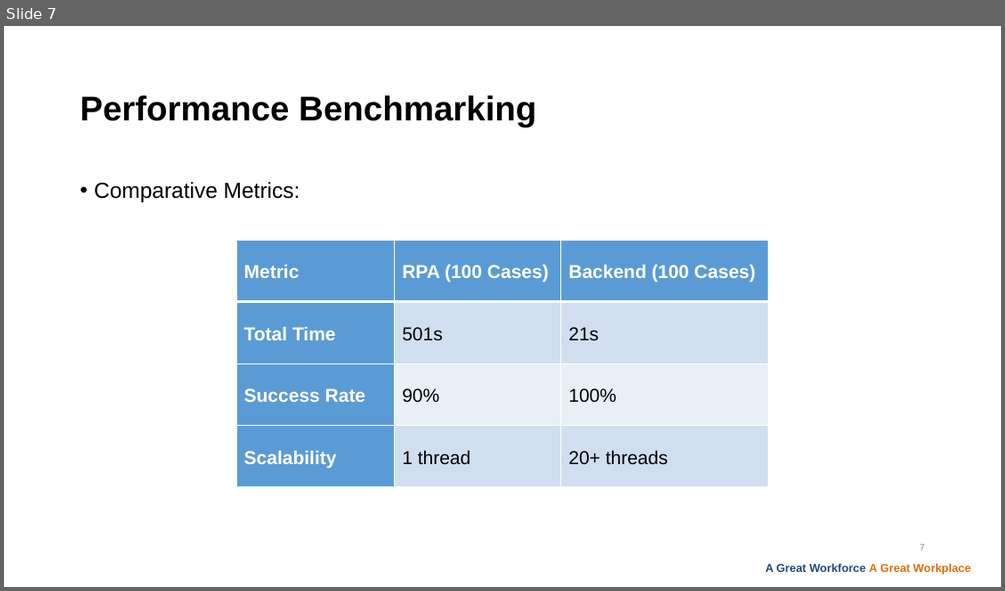
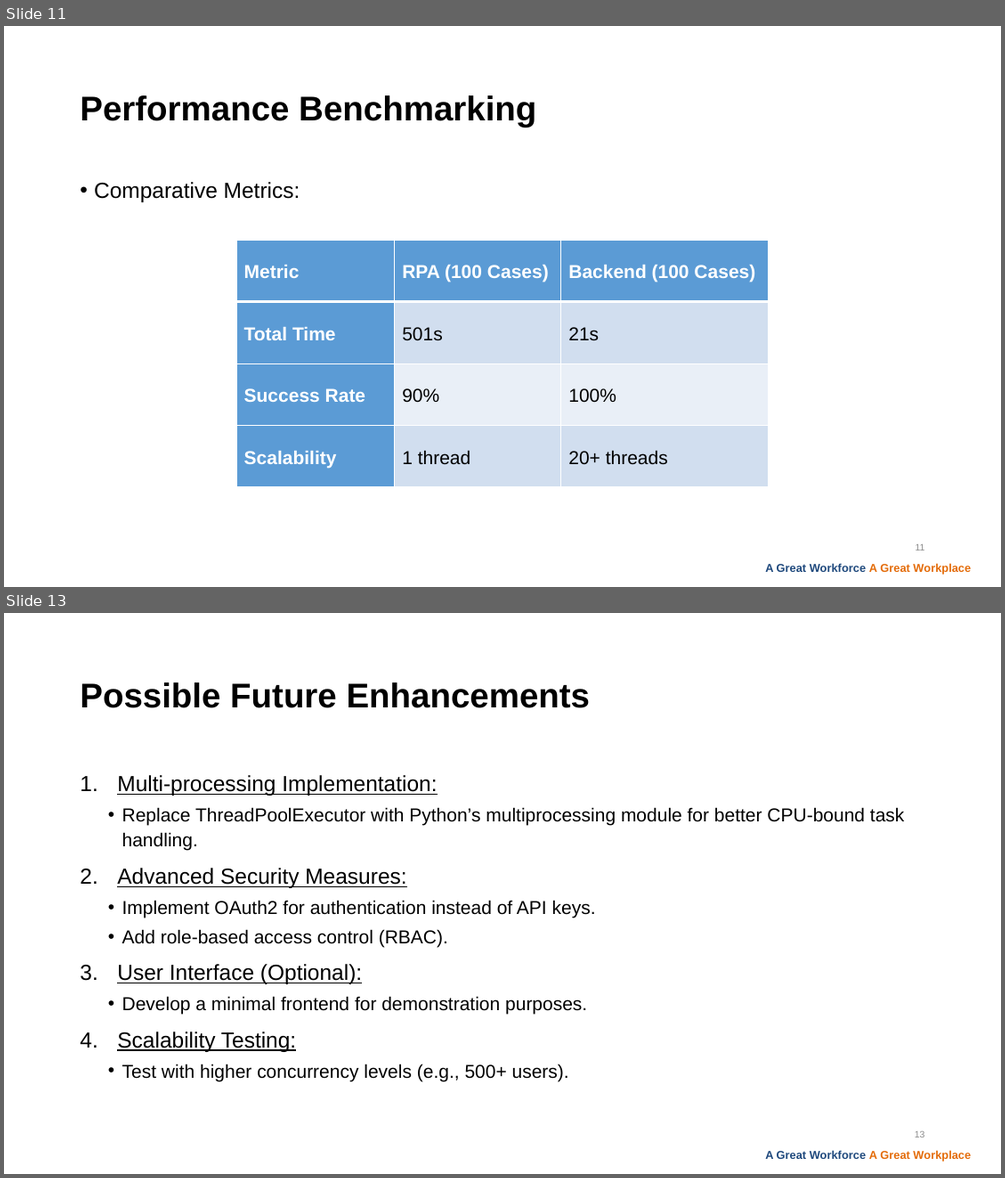
Before and after one commit to 1lhc/database, a slide deck: Presentation1.pptx. Shown one above the other, each under a label of ours: slide 7 before the commit, slides 11 and 13 after it; the slides between them are not shown. The pictures are 1005x591 and 1005x1178 pixels, drawn with LibreOffice and Linux fonts; fonts in the diff are those of the drawing; background and template pictures are left out. Boxes give left, top, right and bottom in pixels: in the first picture for what was removed or moved away, otherwise in the second. Text is boxed around its words. In the diff, an @@ line names an element or a change of style, - is before the commit and + after.

```diff
--- a/Presentation1.pptx
+++ b/Presentation1.pptx
@@ slide 13 added at box(4, 613, 1001, 1174), background #FFFFFF; not listed: 1 template element that a slide beside it also shows @@
@@ title added at box(80, 682, 591, 708), 33 pt, text #000000, bold @@
+Possible Future Enhancements
@@ text added at box(117, 775, 904, 1081), 18 pt, text #000000 @@
+1. Multi-processing Implementation:
+  • Replace ThreadPoolExecutor with Python’s multiprocessing module for better CPU-bound task handling.
+2. Advanced Security Measures:
+  • Implement OAuth2 for authentication instead of API keys.
+  • Add role-based access control (RBAC).
+3. User Interface (Optional):
+  • Develop a minimal frontend for demonstration purposes.
+4. Scalability Testing:
+  • Test with higher concurrency levels (e.g., 500+ users).
@@ page number added at box(914, 1131, 925, 1137), 9 pt, text #8C8C8C @@
+13
@@ what was slide 7 is now slide 11 @@
@@ page number at box(915, 544, 925, 550): text changed @@
-7
+11
```
Also in this commit, not shown: 5 slides changed, 6 other slides added, 8 slides removed.
